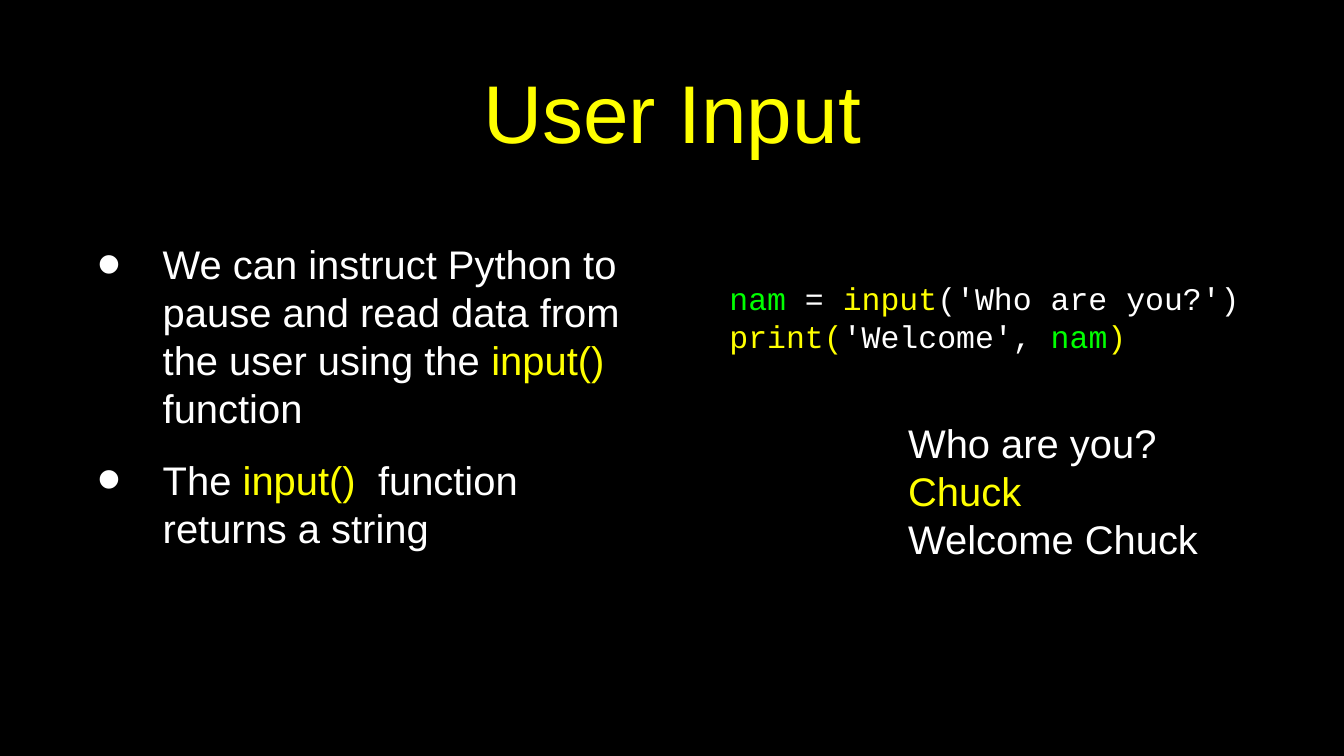
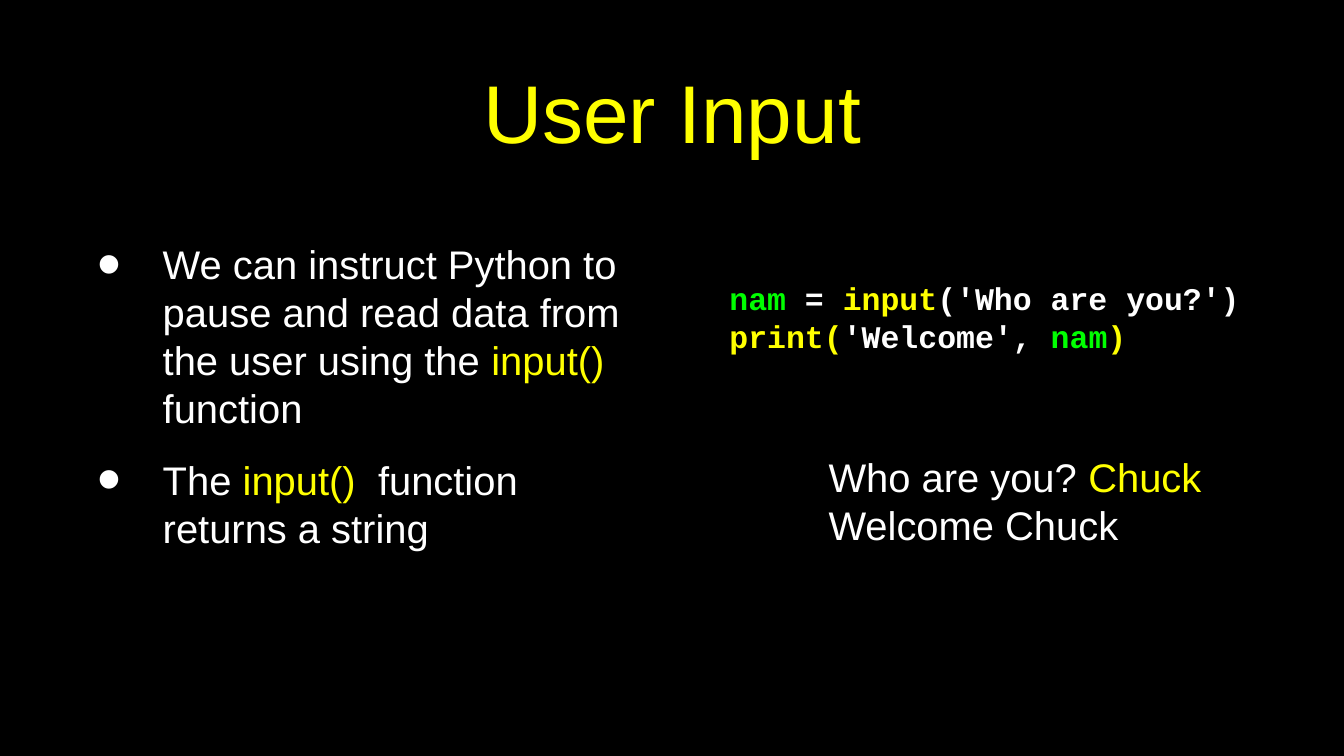
Before and after one commit to csev/py4e, a slide deck: slide 28 of lectures3/Pythonlearn-02-Expressions.pptx (slide 23 before the commit). Drawn at 1344x756 pixels with LibreOffice and Linux fonts; fonts in the diff are those of the drawing. Boxes give left, top, right and bottom in pixels: in the first picture for what was removed or moved away, otherwise in the second. Text is boxed around its words. In the diff, an @@ line names an element or a change of style, - is before the commit and + after.

```diff
--- a/lectures3/Pythonlearn-02-Expressions.pptx
+++ b/lectures3/Pythonlearn-02-Expressions.pptx
@@ text "nam = input('Who are you?')" at [729, 288, 1239, 355]: bold on @@
@@ text "Who are you? Chuck" rewrapped from [908, 429, 1198, 555] to [829, 463, 1201, 541] @@
```
Also in this commit, not shown: 17 other slides changed, 1 slide added, 1 slide removed.
